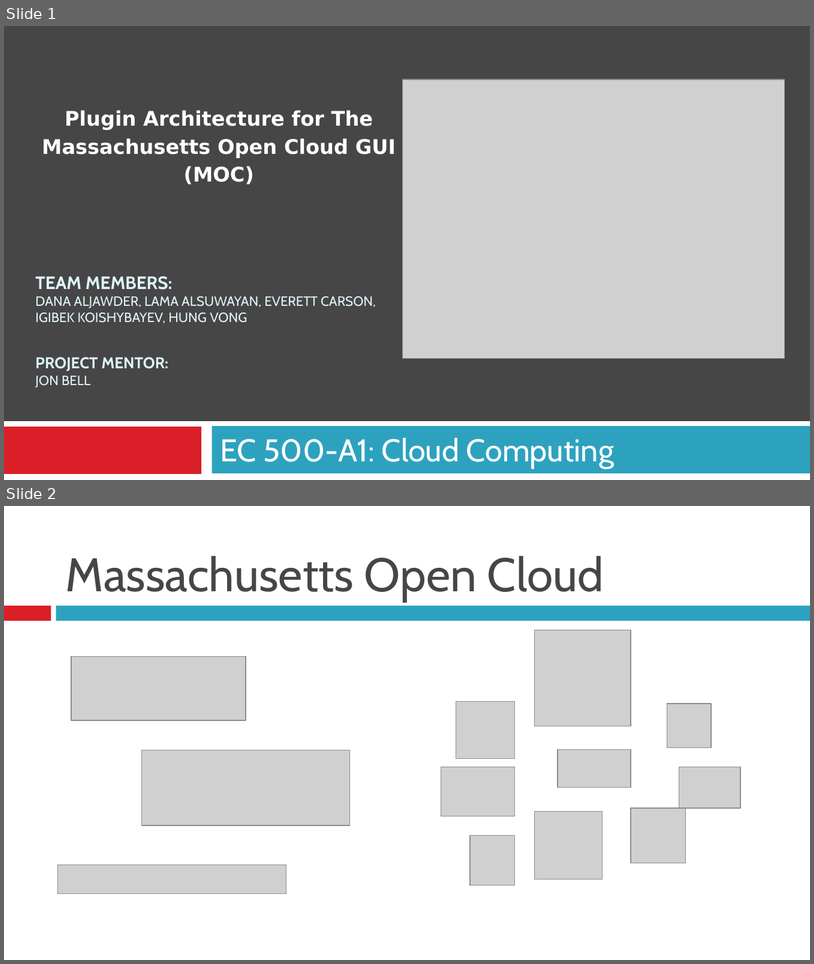
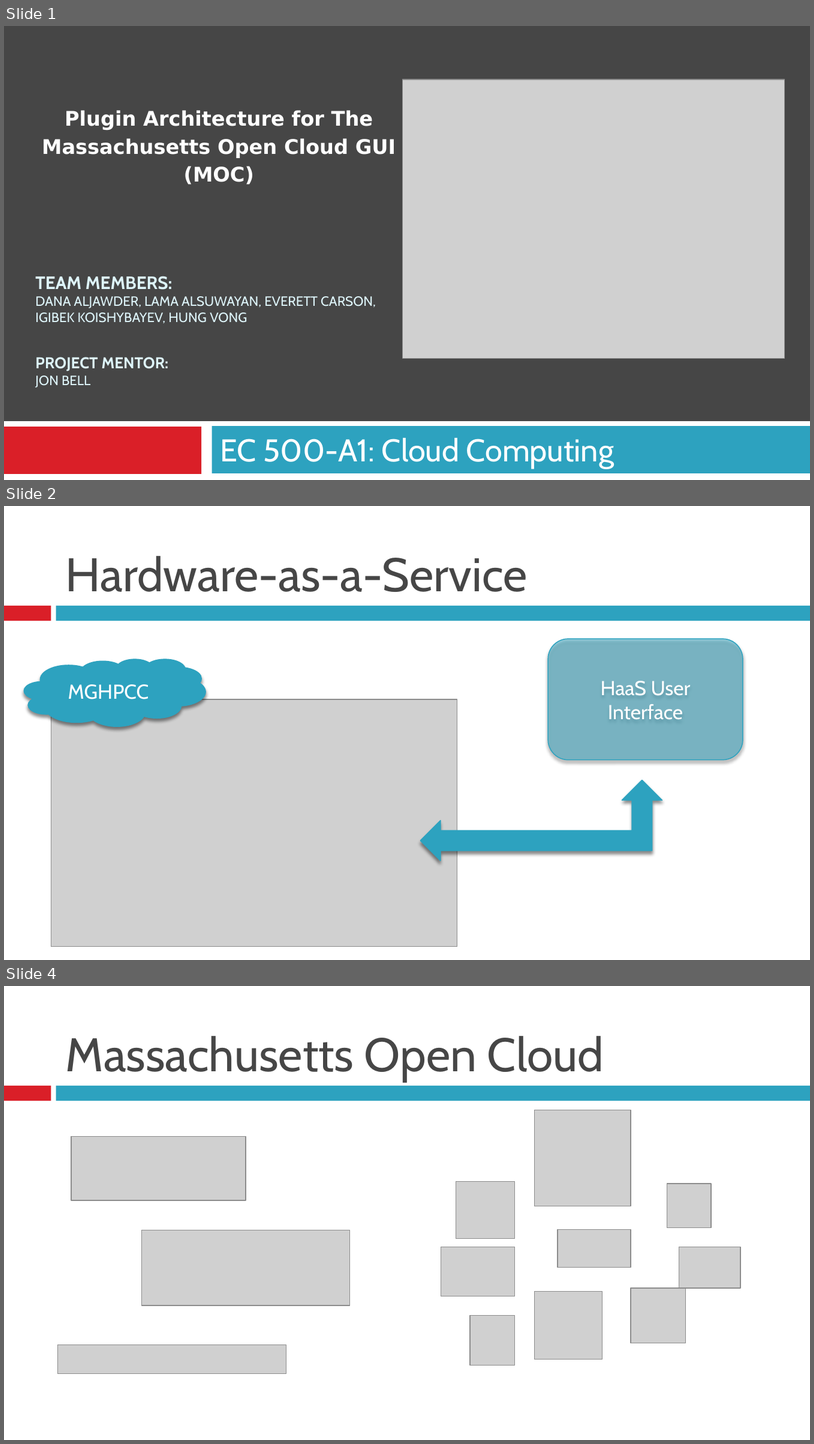
Before and after one commit to BU-EC500-SP15/moc-gui-plugins, a slide deck: MOCUIPlugin-final.pptx. Shown one above the other, each under a label of ours: slides 1 and 2 before the commit, slides 1, 2 and 4 after it; the slides between them are not shown. The pictures are 814x964 and 814x1444 pixels, drawn with LibreOffice and Linux fonts; fonts in the diff are those of the drawing; grey boxes stand for pictures. Boxes give left, top, right and bottom in pixels: in the first picture for what was removed or moved away, otherwise in the second. Text is boxed around its words. In the diff, an @@ line names an element or a change of style, - is before the commit and + after.

```diff
--- a/MOCUIPlugin-final.pptx
+++ b/MOCUIPlugin-final.pptx
@@ slide 2 added at (x1=4, y1=506, x2=810, y2=960), background #FFFFFF; not listed: 2 template elements that a slide beside it also shows @@
@@ title added at (x1=66, y1=556, x2=528, y2=592), 42 pt, text #464646 @@
+Hardware-as-a-Service
@@ rounded rectangle added at (x1=548, y1=639, x2=743, y2=760), fill #2DA2BF at 50% opacity, outline #2DA2BF 0.79 pt, 18 pt, text #FFFFFF @@
+HaaS User Interface
@@ cloud added at (x1=24, y1=659, x2=206, y2=726), fill #2DA2BF, outline #2DA2BF 0.79 pt, 18 pt, text #FFFFFF @@
+MGHPCC
@@ picture added at (x1=51, y1=700, x2=457, y2=946) @@
@@ left up arrow added at (x1=421, y1=780, x2=663, y2=861), fill #2DA2BF, outline #2DA2BF 0.79 pt @@
@@ what was slide 2 is now slide 4 @@
```
Also in this commit, not shown: 1 other slide added.
